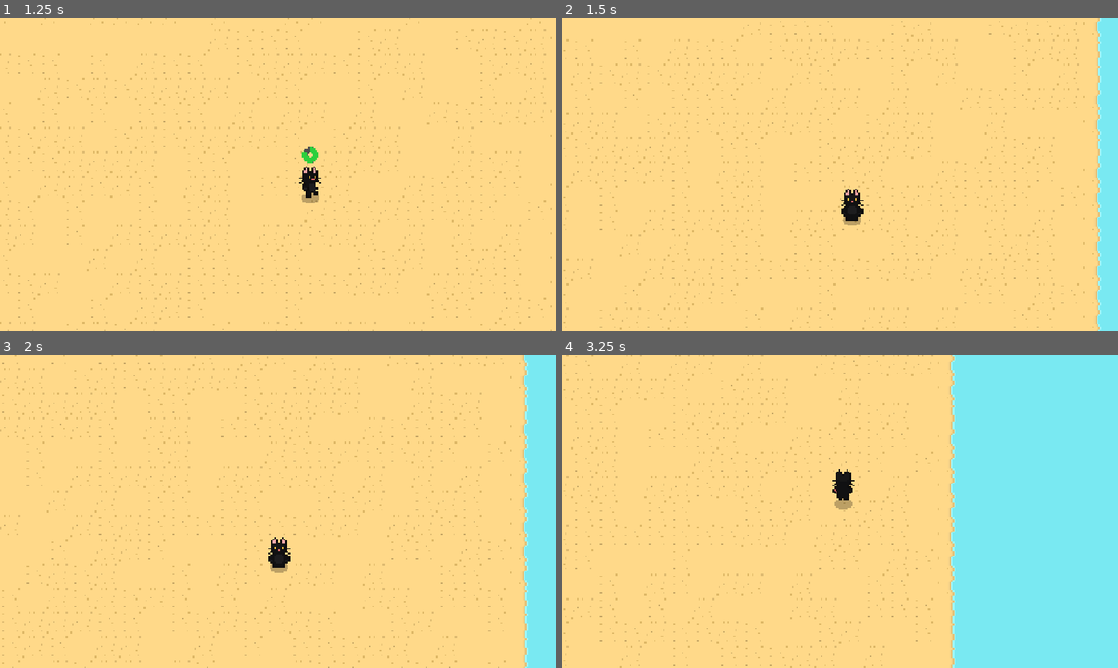
Above: before the commit, frames 1-4 (two rows, left to right).
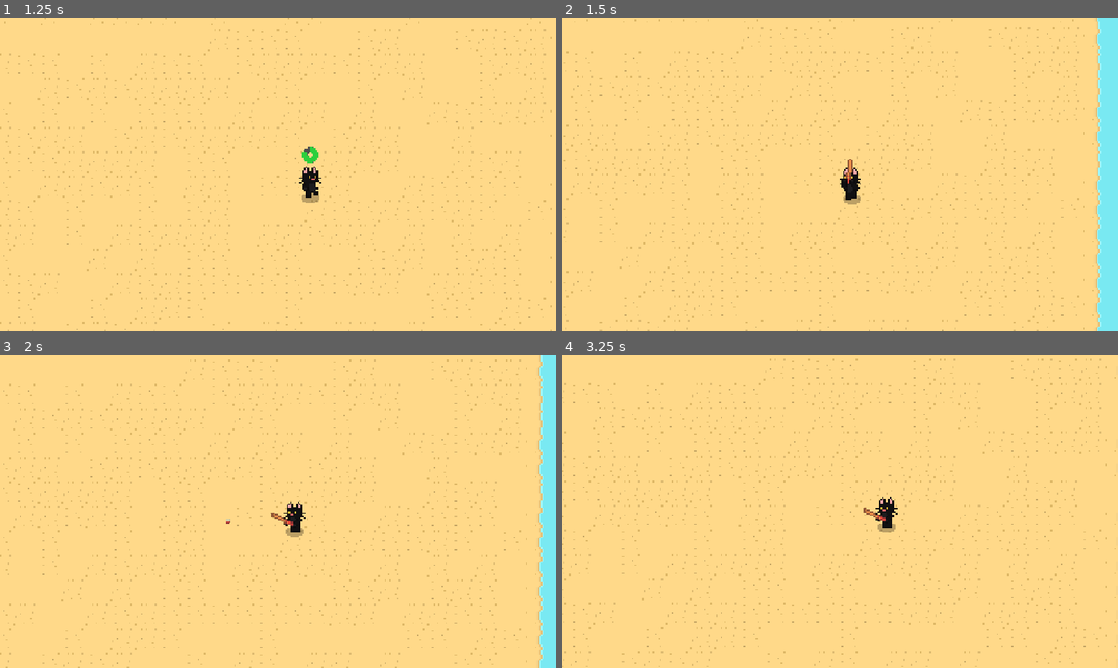
Above: after the commit, the same moments.

Repository: minotaa/beachside-tactics-2
Game: Godot game, scene res://scenes/game.tscn
The game is run twice, just before and just after one commit, with the same random seed, the same clock (stepped at 60 frames per second) and the same inputs.
Inputs (mouse positions are in pixels of both pictures, inside the frame that each line leads up to):
- Up to frame 1 (1.25 s): tap Enter at 0.5 s; move the mouse to (400, 158) at 0.52 s; press the mouse at (400, 158) at 0.53 s; hold D (right) from 0.53 s (still down)
- Up to frame 2 (1.5 s): move the mouse to (728, 190) at 1.27 s; release D (right) at 1.28 s; release the mouse at (728, 190) at 1.28 s; hold S (down) from 1.28 s (still down); click (728, 190) at 1.35 s
- Up to frame 3 (2 s): keep holding S (down)
- Up to frame 4 (3.25 s): move the mouse to (895, 442) at 2.02 s; release S (down) at 2.03 s; press the mouse at (895, 442) at 2.03 s; hold D (right) 2.03-2.78 s; move the mouse to (812, 574) at 2.77 s; release the mouse at (812, 574) at 2.78 s; hold W (up) from 2.78 s (still down); click (812, 574) at 2.85 s

Frame 1 is identical in both runs. In frame 2, 5.5% of the frame differs, in the area x 0-97%, y 0-100%; in frame 3, 8.2%; in frame 4, 34%, in the area x 0-100%, y 0-100%.

Commit message:
add upgrades & add reeling back before having a fish so you can just pussy out.

Diff:
--- a/scenes/toast.tscn
+++ b/scenes/toast.tscn
@@ -6,9 +6,9 @@
 
 [sub_resource type="StyleBoxTexture" id="StyleBoxTexture_kx06n"]
 texture = ExtResource("2_vkair")
-texture_margin_left = 32.0
-texture_margin_top = 16.0
-texture_margin_right = 32.0
+texture_margin_left = 24.0
+texture_margin_top = 14.0
+texture_margin_right = 16.0
 texture_margin_bottom = 16.0
 
 [sub_resource type="LabelSettings" id="LabelSettings_k46ej"]
--- a/scripts/game.gd
+++ b/scripts/game.gd
@@ -35,6 +35,7 @@
 var whiffs: int = 0
 var balance: float = 0.0
 var bag = Inventory.new()
+var upgrades = Inventory.new() # Dumb solution because I don't feel like doing specific logic for permanent/temporary items in your inventory.
 var game_loaded: bool = false
 
 func get_max_inventory_size() -> int:
@@ -64,6 +65,8 @@
 		var data = json.get_data()
 		if data.has("bag"):
 			bag.set_list_from_save(data["bag"])
+		if data.has("upgrades"):
+			upgrades.set_list_from_save(data["upgrades"])
 		if data.has("balance"):
 			balance = data["balance"]
 		if data.has("whiffs"):
@@ -75,6 +78,7 @@
 func get_save_data() -> Dictionary:
 	return {
 		"bag": bag.to_list(),
+		"upgrades": upgrades.to_list(),
 		"balance": balance,
 		"whiffs": whiffs,
 		"catches": catches
--- a/scripts/player.gd
+++ b/scripts/player.gd
@@ -13,6 +13,8 @@
 var body_type: String = "cat0"
 var state: FishState = FishState.INACTIVE
 var bobber: RigidBody2D
+var bobber_safe: bool = true # Makes sure you can spam fish or whatever.
+var fish_control_safe: bool = false # Makes it so that you can't fish until you release the fish keybind.
 
 var hookVelocity = 0
 var hookAcceleration = .001
@@ -21,11 +23,11 @@
 var bounce = .6
 
 enum FishState {
-	FISHING,
-	FOUND_FISH,
-	REELING,
-	REELING_BACK,
-	INACTIVE
+	FISHING, # When your bobber is out in the water, haven't found a fish.
+	FOUND_FISH, # When your bobber is out in the water, you found a fish, the brief moment when the exclamation mark is on screen.
+	REELING, # You're currently in the reeling minigame.
+	REELING_BACK, # You're currently reeling the fish back in.
+	INACTIVE # You're not doing anything.
 }
 
 func _ready() -> void:
@@ -72,11 +74,41 @@
 func _process_input(delta: float) -> void:
 	# Movement controls
 	velocity = Input.get_vector("left", "right", "up", "down", 0.1)
-	if state == FishState.REELING:
+	if state == FishState.REELING or state == FishState.FISHING:
 		velocity = Vector2.ZERO
 	var velocity_length = velocity.length_squared()
 	var is_moving = velocity_length > 0
 
+
+	# Reel back in bobber if you're fishing.
+	if Input.is_action_pressed("fish") and state == FishState.FISHING and not bobber_safe:
+		if bobber != null:
+			bobber.global_position = bobber.global_position.move_toward(
+				get_rod_tip(get_fishing_direction()),
+				40.0 * delta
+			)
+			var tile_map = get_parent().get_node("Ground") as TileMapLayer
+			var bobber_position = tile_map.to_local(bobber.global_position)
+			var data = tile_map.get_cell_tile_data(tile_map.local_to_map(bobber_position))
+			if data and data.get_custom_data("water"):
+				pass
+			else:
+				state = FishState.INACTIVE
+				bobber_safe = true
+				fish_control_safe = false
+				print("The bobber landed on an invalid location.")
+				if bobber != null:
+					bobber.queue_free()
+				play_idle_animation()
+			if round(bobber.global_position.distance_to(get_rod_tip(get_fishing_direction()))) == 0:
+				print("Player reeled in their bobber.")
+				state = FishState.INACTIVE
+				bobber_safe = true
+				fish_control_safe = false
+				play_idle_animation()
+				bobber.queue_free()
+
+	# Hook minigame
 	if (Input.is_action_pressed("fish")):
 		if hookVelocity > -maxVelocity:
 			hookVelocity -= hookAcceleration
@@ -110,7 +142,7 @@
 				if bobber != null:
 					var stack = ItemStack.new(Catalog.get_item(bobber.get_node("Bobber Fish").get_meta("fish_id")), 1)
 					if Game.bag.total_size() > Game.get_max_inventory_size():
-						Toast.add("Your inventory is full! Sell some stuff.")
+						Toast.add("Your inventory is full! You released the %s %s back into the water!" % [Game.Rarity.find_key(stack.type.rarity), stack.type.name])
 					else:
 						Game.bag.add_item(stack)
 						Toast.add("You fished up a %s %s!" % [Game.Rarity.find_key(stack.type.rarity), stack.type.name])
@@ -122,6 +154,7 @@
 			$Minigame/Progress.value -= 85 * delta
 			if ($Minigame/Progress.value <= 0):
 				state = FishState.INACTIVE
+				bobber_safe = true
 				play_idle_animation()
 				print("Lost the fish.")
 				Game.whiffs += 1
@@ -131,7 +164,10 @@
 		for children in $Minigame/Column.get_children():
 			children.queue_free()
 
+	# Movement animations
 	if is_moving:
+		fish_control_safe = true
+		bobber_safe = true
 		state = FishState.INACTIVE
 		if bobber != null:
 			bobber.queue_free()
@@ -156,6 +192,7 @@
 			play_idle_animation()
 	velocity = velocity.normalized() * BASE_WALKING_SPEED
 
+	# Confirm catch & start minigame
 	if Input.is_action_just_pressed("fish") and state == FishState.FOUND_FISH:
 		state = FishState.REELING
 		$Minigame.visible = true
@@ -163,7 +200,8 @@
 		$Minigame.scale = Vector2(0.1, 0.1)
 		add_fish(30, 80, 3, 3)
 
-	if Input.is_action_pressed("fish") and state == FishState.INACTIVE:
+	# Charge up cast
+	if Input.is_action_pressed("fish") and state == FishState.INACTIVE and fish_control_safe:
 		if not $FishPowerBar.visible:
 			$FishPowerBar.visible = true
 			$FishPowerBar.value = 0
@@ -177,7 +215,8 @@
 			if $FishPowerBar.value >= 100:
 				hantenjutsushiki = true
 
-	if Input.is_action_just_released("fish") and state == FishState.INACTIVE:
+	# Cast out charged up cast
+	if Input.is_action_just_released("fish") and state == FishState.INACTIVE and fish_control_safe:
 		$FishPowerBar.visible = false
 		hantenjutsushiki = false
 
@@ -195,13 +234,19 @@
 				fish_dir = "down"
 			else:
 				fish_dir = "up"
+		bobber_safe = true
 		play_animation(body_type + "_fish_" + fish_dir)
 		state = FishState.FISHING
 		if bobber != null:
 			bobber.queue_free()
 
+	# Make it so you can fish after releasing the fish button, helpful for when you're reeling your line and don't want to immediately fish again.
+	# This logic should also be RIGHT after the casting out the charged up cast.
+	if Input.is_action_just_released("fish"):
+		fish_control_safe = true
+
 	move_and_slide()
-	global_position = round(global_position/ 2) * 2
+	global_position = round(global_position/ 2) * 2 # Needed to smooth out jittering on diagonal movement
 
 func _process_ui(delta: float) -> void:
 	if bobber != null:
@@ -214,6 +259,8 @@
 			bobber.global_position = lerp(bobber.global_position, get_rod_tip(get_fishing_direction()), 0.065)
 			if round(bobber.global_position.distance_to(get_rod_tip(get_fishing_direction()))) == 0:
 				state = FishState.INACTIVE
+				bobber_safe = true
+				print("Player reeled in bobber.")
 				if bobber != null:
 					bobber.queue_free()
 				play_idle_animation()
@@ -270,11 +317,11 @@
 				if bobber != null and bobber_fish != null:
 					bobber_fish.queue_free()
 				state = FishState.FISHING
-				print("User decided not to catch fish, continuing loop.")
+				print("Player decided not to catch fish, continuing loop.")
 				your_odds = 0
 				odds = randi_range(250, 850)
 			else:
-				print("User decided to catch fish, ending loop.")
+				print("Player decided to catch fish, ending loop.")
 				return
 
 		await get_tree().create_timer(0.75).timeout
@@ -305,6 +352,7 @@
 		bobber.apply_impulse(dir * mult)
 
 		await get_tree().create_timer(0.95).timeout
+		bobber_safe = false
 		if bobber != null:
 			bobber.sleeping = true
 			var tile_map = get_parent().get_node("Ground") as TileMapLayer
@@ -317,6 +365,7 @@
 			else:
 				print("Invalid tile to fish on, stopping fishing")
 				state = FishState.INACTIVE
+				bobber_safe = true
 				if bobber != null:
 					bobber.queue_free()
 					bobber = null
